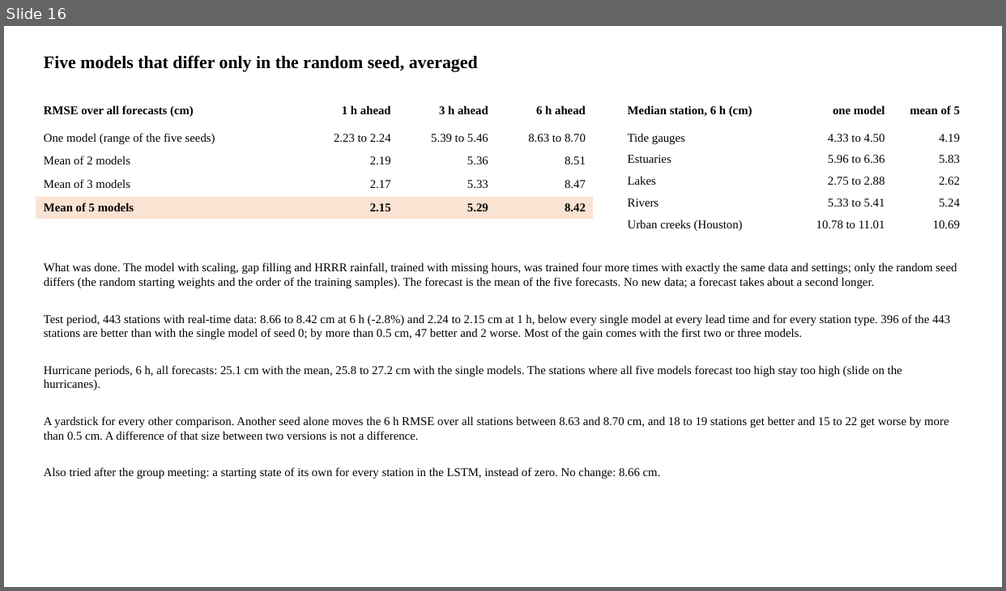
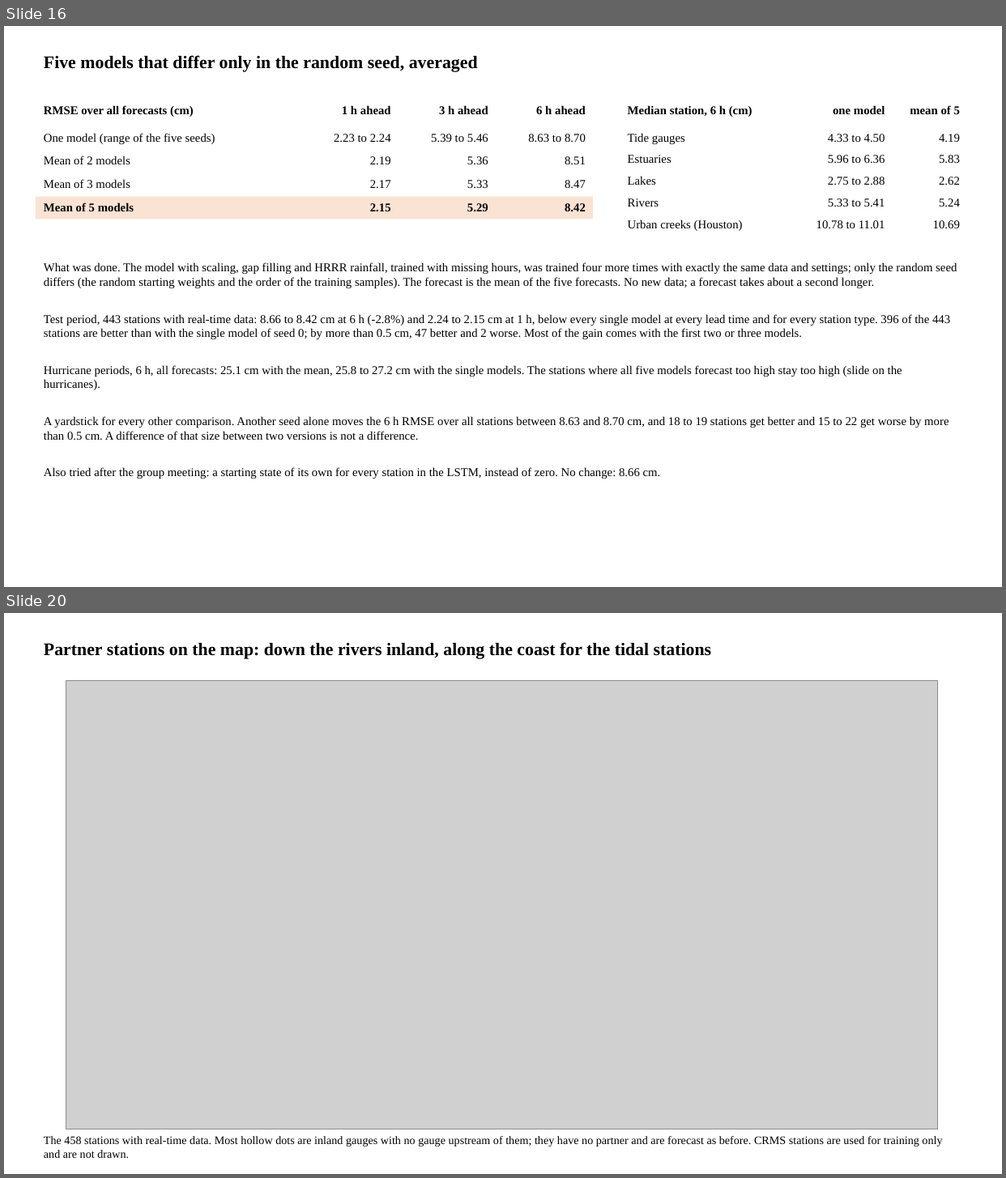
Before and after one commit to LaurenW1997/subdomainLSTM, a slide deck: deliverables/17_versions/version_comparison.pptx. Shown one above the other, each under a label of ours: slide 16 before the commit, slides 16 and 20 after it; the slides between them are not shown. The pictures are 1006x591 and 1006x1178 pixels, drawn with LibreOffice and Linux fonts; fonts in the diff are those of the drawing; grey boxes stand for pictures. Boxes give left, top, right and bottom in pixels: in the first picture for what was removed or moved away, otherwise in the second. Text is boxed around its words. In the diff, an @@ line names an element or a change of style, - is before the commit and + after.

```diff
--- a/deliverables/17_versions/version_comparison.pptx
+++ b/deliverables/17_versions/version_comparison.pptx
@@ slide 20 added at [4, 613, 1002, 1174], background #FFFFFF @@
@@ text added at [44, 642, 712, 659], 17 pt, text #000000, bold @@
+Partner stations on the map: down the rivers inland, along the coast for the tidal stations
@@ picture added at [66, 680, 938, 1130] @@
@@ text added at [44, 1136, 942, 1158], 11 pt, text #000000 @@
+The 458 stations with real-time data. Most hollow dots are inland gauges with no gauge upstream of them; they have no partner and are forecast as before. CRMS stations are used for training only and are not drawn.
```
Also in this commit, not shown: 7 other slides added, 3 other files.
